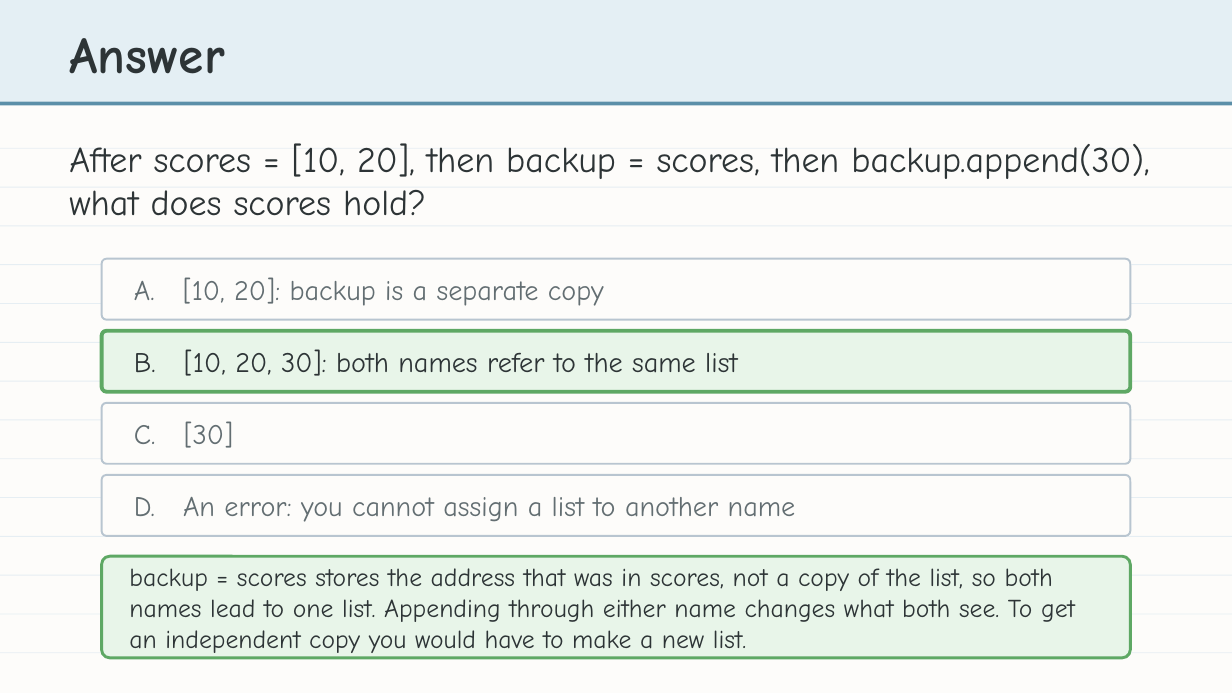
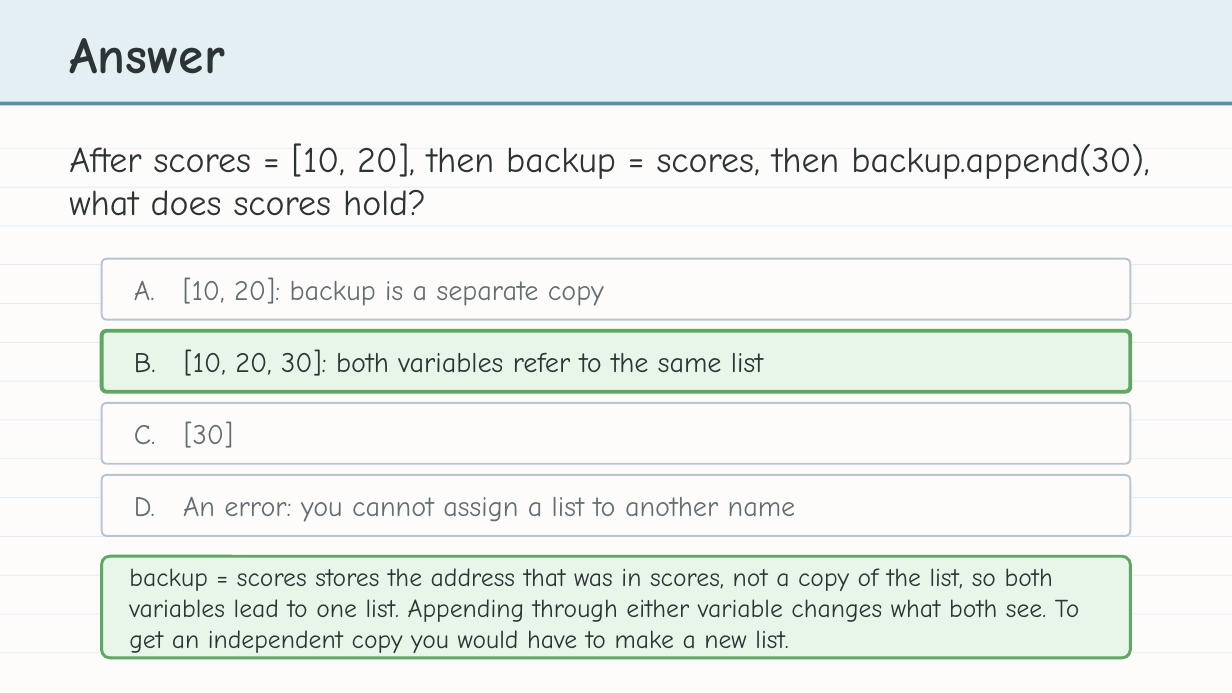
Before and after one commit to bradamiller/LearningPython, a slide deck: slide 25 of static/slides/module-04-manhattan/module-4-lesson-03-lists.pptx. Drawn at 1232x693 pixels with LibreOffice and Linux fonts; fonts in the diff are those of the drawing. Boxes give left, top, right and bottom in pixels: in the first picture for what was removed or moved away, otherwise in the second. Text is boxed around its words. In the diff, an @@ line names an element or a change of style, - is before the commit and + after.

```diff
--- a/static/slides/module-04-manhattan/module-4-lesson-03-lists.pptx
+++ b/static/slides/module-04-manhattan/module-4-lesson-03-lists.pptx
@@ text at <box>134,349,763,376</box>: text changed @@
-B. [10, 20, 30]: both names refer to the same list
+B. [10, 20, 30]: both variables refer to the same list
@@ text at <box>129,568,1080,653</box>: text changed @@
-backup = scores stores the address that was in scores, not a copy of the list, so both names lead to one list. Appending through either name changes what both see. To get an independent copy you would have to make a new list.
+backup = scores stores the address that was in scores, not a copy of the list, so both variables lead to one list. Appending through either variable changes what both see. To get an independent copy you would have to make a new list.
```
Also in this commit, not shown: 6 other slides changed, 8 other files.
